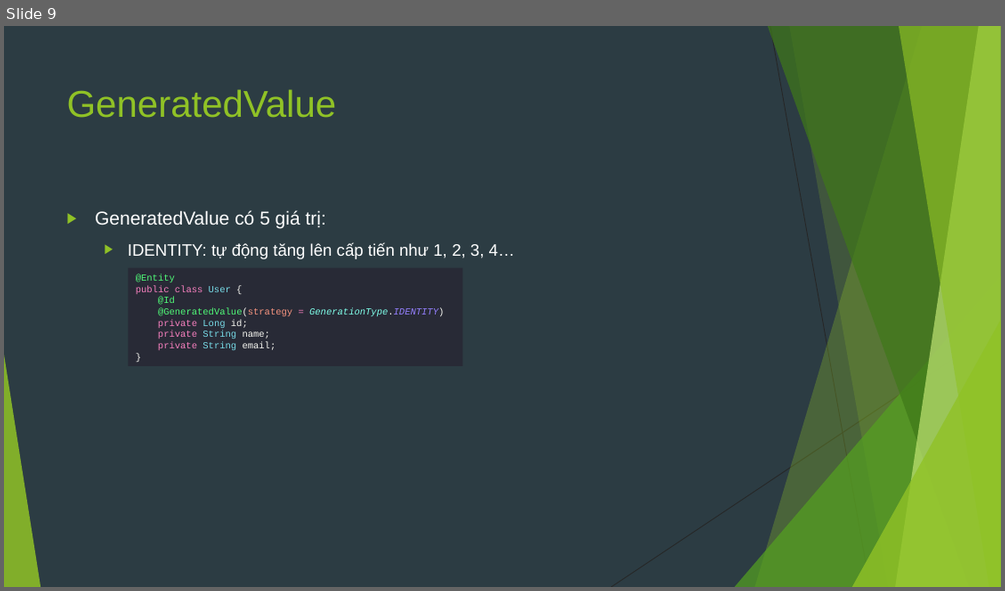
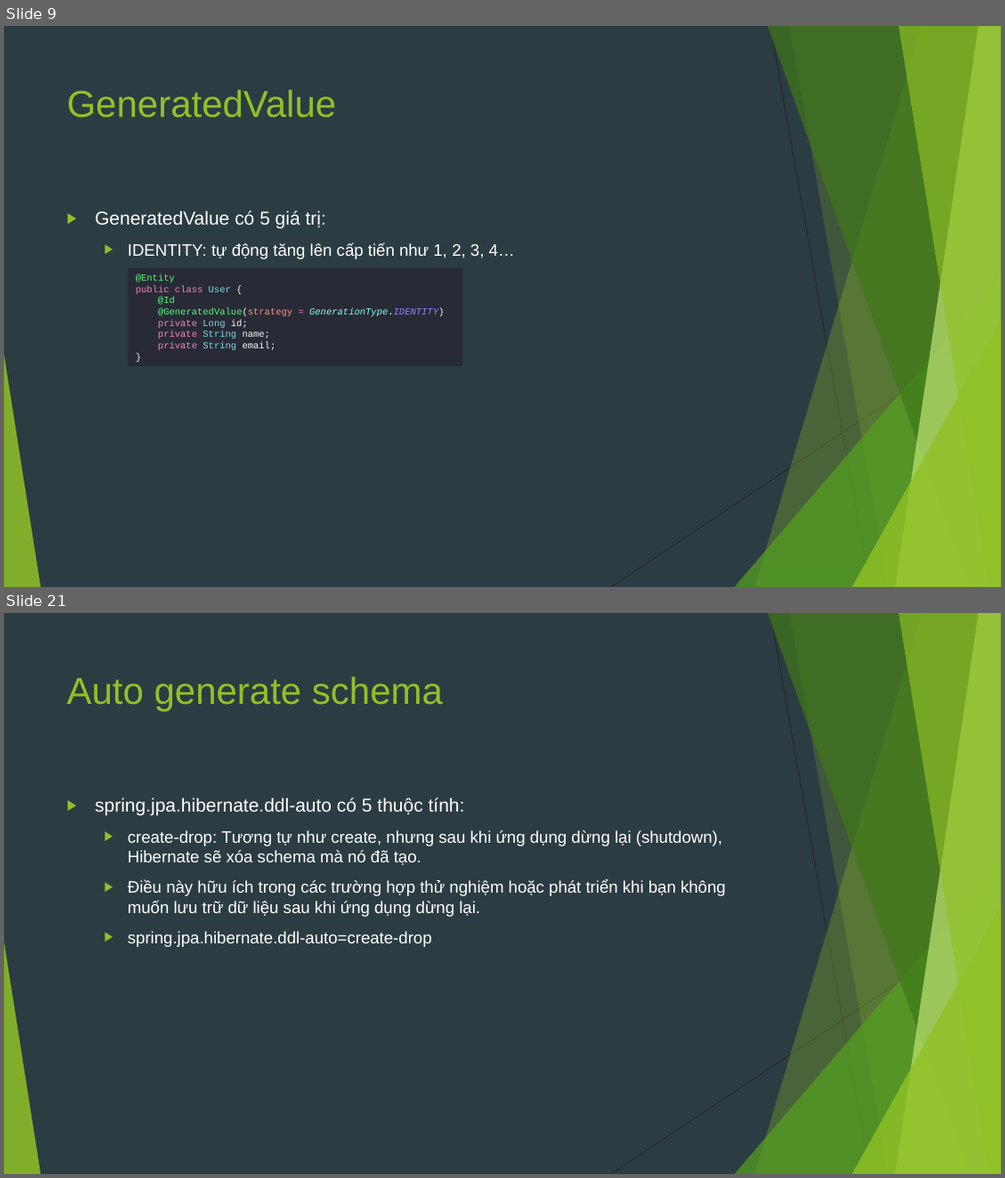
Before and after one commit to sobbingwind/SpringBoot, a slide deck: 07.Spring Data JPA.pptx. Shown one above the other, each under a label of ours: slide 9 before the commit, slides 9 and 21 after it; the slides between them are not shown. The pictures are 1005x591 and 1005x1178 pixels, drawn with LibreOffice and Linux fonts; fonts in the diff are those of the drawing. Boxes give left, top, right and bottom in pixels: in the first picture for what was removed or moved away, otherwise in the second. Text is boxed around its words. In the diff, an @@ line names an element or a change of style, - is before the commit and + after.

```diff
--- a/07.Spring Data JPA.pptx
+++ b/07.Spring Data JPA.pptx
@@ slide 21 added at (4, 613, 1001, 1174), background #2C3C43; not listed: 10 template elements that a slide beside it also shows @@
@@ title added at (67, 676, 443, 711), 36 pt, text #90C226 @@
+Auto generate schema
@@ text added at (95, 797, 726, 947), 16 pt, text #FFFFFF @@
+▶ spring.jpa.hibernate.ddl-auto có 5 thuộc tính:
+  ▶ create-drop: Tương tự như create, nhưng sau khi ứng dụng dừng lại (shutdown), Hibernate sẽ xóa schema mà nó đã tạo.
+  ▶ Điều này hữu ích trong các trường hợp thử nghiệm hoặc phát triển khi bạn không muốn lưu trữ dữ liệu sau khi ứng dụng dừng lại.
+  ▶ spring.jpa.hibernate.ddl-auto=create-drop
```
Also in this commit, not shown: 5 slides changed, 15 other slides added, 21 slides removed.
